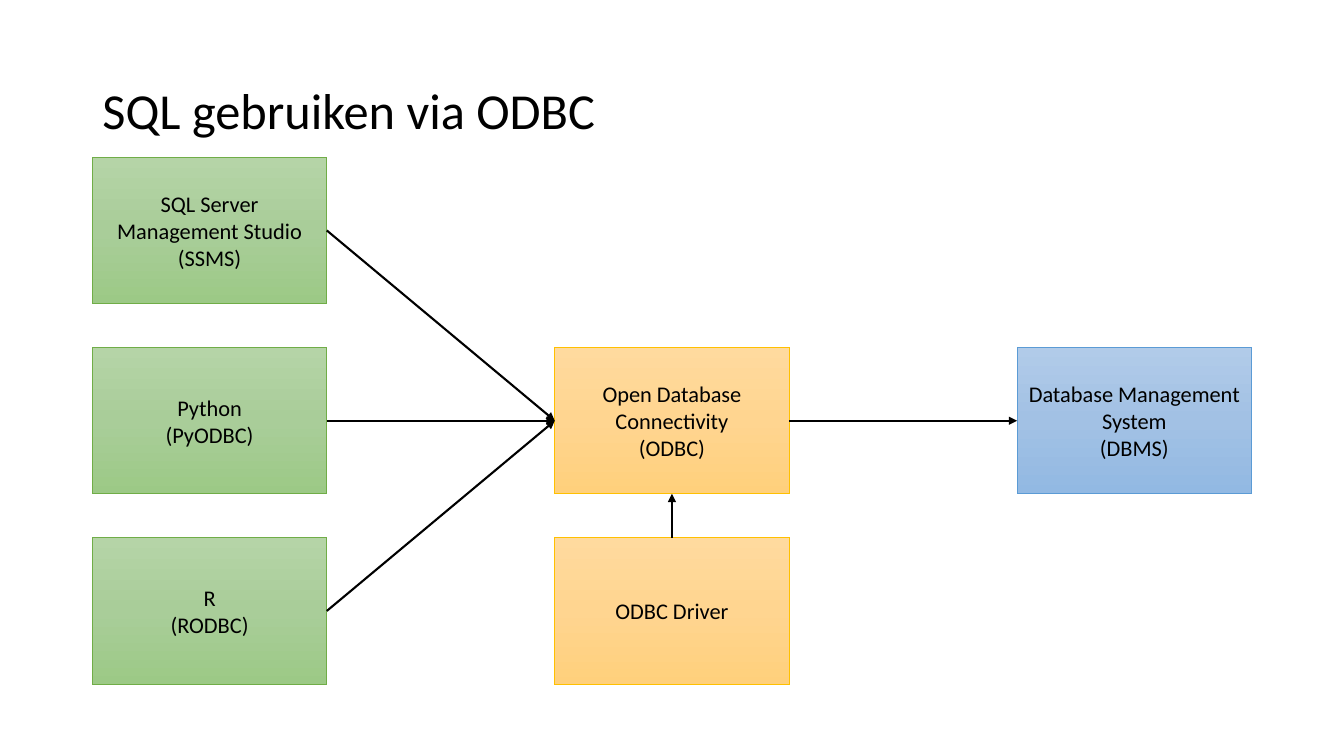
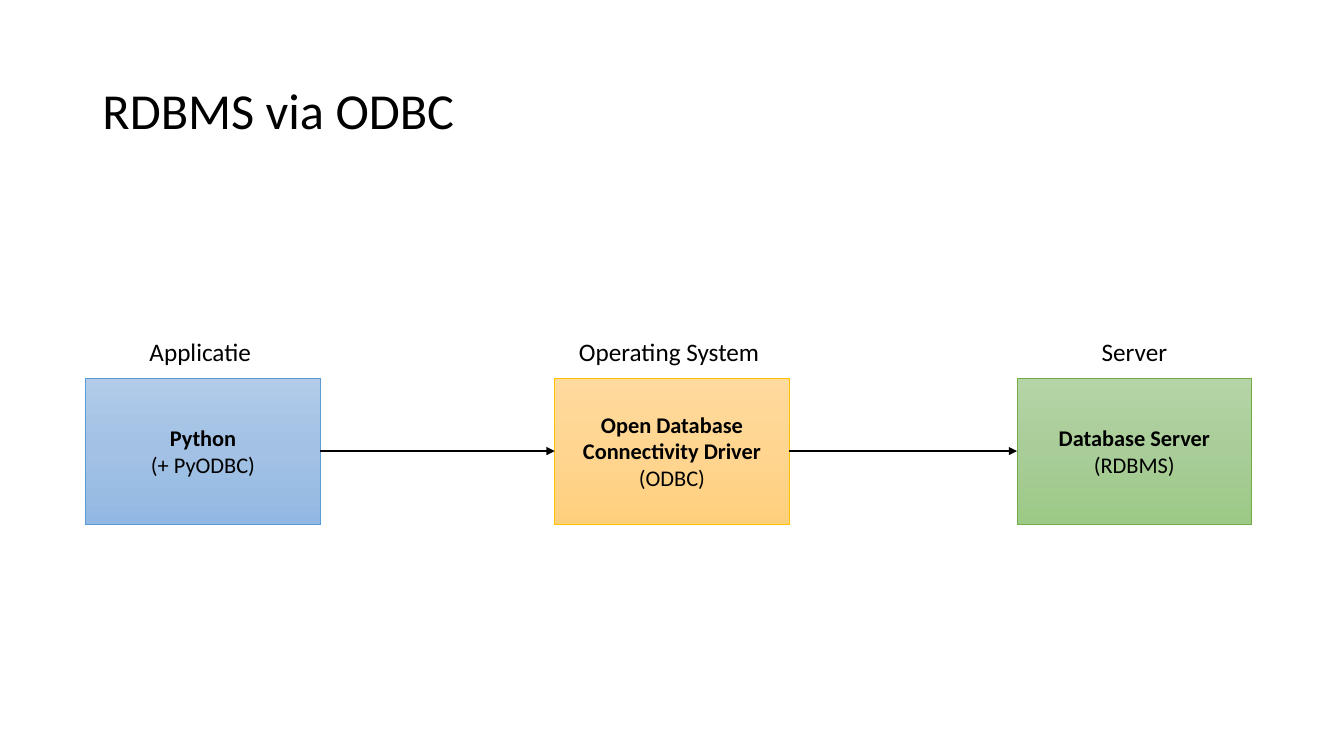
Before and after one commit to LFKoning/knowledge-sharing, a slide deck: slide 10 of sql/sql_introductie.pptx (slide 5 before the commit). Drawn at 1344x756 pixels with LibreOffice and Linux fonts; fonts in the diff are those of the drawing. Boxes give left, top, right and bottom in pixels: in the first picture for what was removed or moved away, otherwise in the second. Text is boxed around its words. In the diff, an @@ line names an element or a change of style, - is before the commit and + after.

```diff
--- a/sql/sql_introductie.pptx
+++ b/sql/sql_introductie.pptx
@@ title at box(102, 94, 455, 130): text changed @@
-SQL gebruiken via ODBC
+RDBMS via ODBC
@@ rectangle removed at box(93, 157, 328, 303) @@
-SQL Server Management Studio
-(SSMS)
@@ text added at box(149, 343, 250, 365), 18 pt, text #000000 @@
+Applicatie
@@ text added at box(579, 343, 759, 366), 18 pt, text #000000 @@
+Operating System
@@ text added at box(1102, 344, 1167, 361), 18 pt, text #000000 @@
+Server
@@ rectangle "Python": place and size @@
-rectangle "Python" at box(93, 348, 328, 494)
+rectangle "Python" at box(86, 378, 321, 524)
@@ rectangle "Python" at box(86, 378, 321, 524): fill gradient #B5D5A7 to #AACE9A to #9CC987 to gradient #B1CBE9 to #A3C1E5 to #93B9E4; outline #70AD47 0.5 pt to #5B9BD5 0.5 pt @@
@@ 2 rectangles, 1 arrow: place and size @@
-2 rectangles, 1 arrow at box(555, 348, 1252, 494)
+2 rectangles, 1 arrow at box(555, 378, 1252, 524)
@@ rectangle "Database Server" at box(1017, 378, 1252, 524): fill gradient #B1CBE9 to #A3C1E5 to #93B9E4 to gradient #B5D5A7 to #AACE9A to #9CC987; outline #5B9BD5 0.5 pt to #70AD47 0.5 pt @@
@@ text in rectangle at box(583, 417, 761, 463): text changed; bold on @@
-Open Database Connectivity
+Open Database Connectivity Driver
@@ text in rectangle at box(170, 430, 236, 450): bold on in "Python" @@
@@ arrow removed from (327, 420) to (555, 420) @@
@@ arrow removed from (327, 611) to (555, 420) @@
@@ text in rectangle at box(1059, 430, 1209, 476): text changed; bold on @@
-Database Management System
-(DBMS)
+Database Server
+(RDBMS)
@@ text in rectangle at box(174, 457, 255, 477): text changed @@
-(PyODBC)
+(+ PyODBC)
@@ arrow moved from (327, 231) - (555, 420) to (321, 451) - (555, 451) @@
@@ arrow removed from (673, 538) to (673, 494) @@
@@ rectangle removed at box(93, 538, 328, 685) @@
-R
-(RODBC)
@@ rectangle removed at box(555, 538, 789, 685) @@
-ODBC Driver
```
Also in this commit, not shown: 48 other slides changed, 8 slides added, 2 slides removed.
